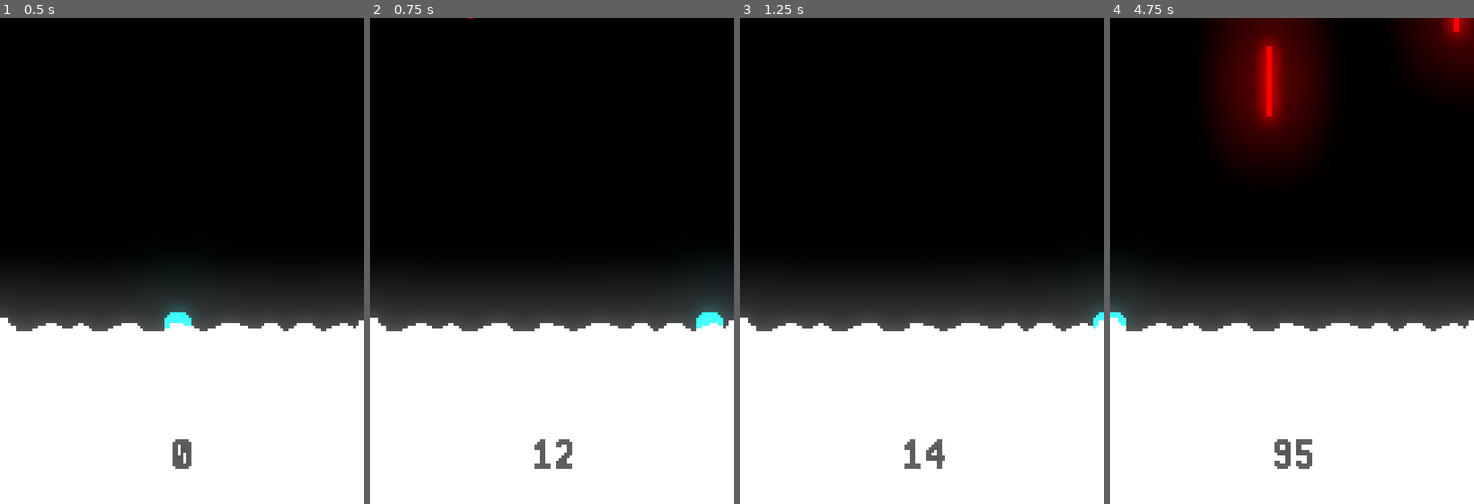
Above: before the commit, frames 1-4 (left to right).
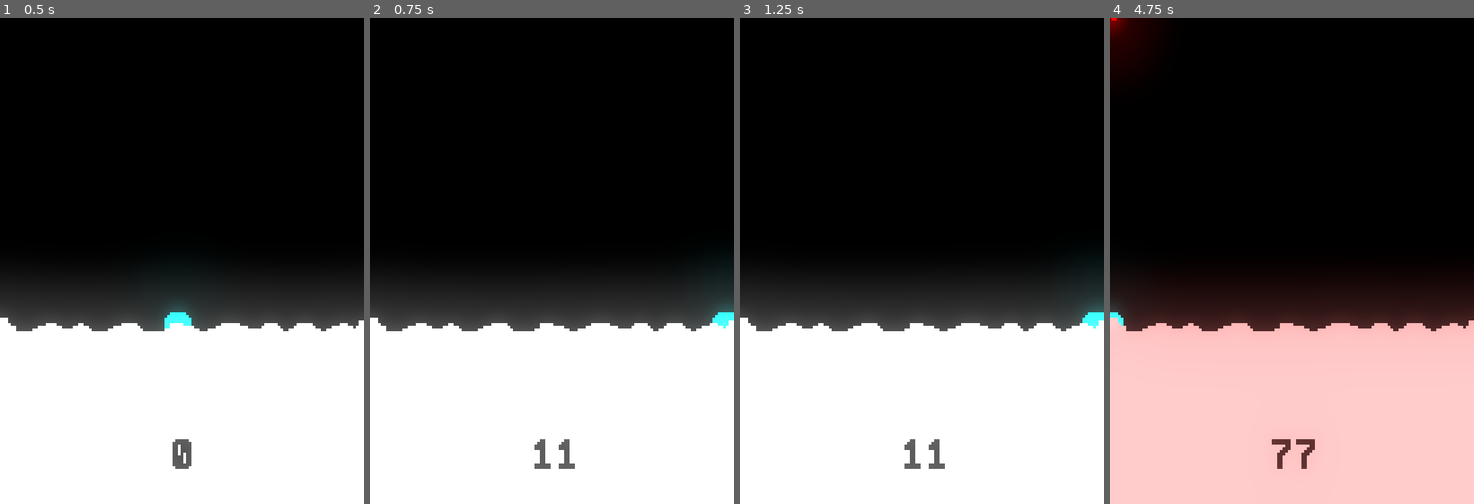
Above: after the commit, the same moments.

Repository: importTahsinZaman/NeonLights
Game: Godot game, scene res://Scenes/world.tscn
The game is run twice, just before and just after one commit, with the same random seed, the same clock (stepped at 60 frames per second) and the same inputs. This scene is started directly instead of the project's main scene.
Inputs (mouse positions are in pixels of both pictures, inside the frame that each line leads up to):
- Up to frame 1 (0.5 s): no input
- Up to frame 2 (0.75 s): tap Enter at 0.5 s; move the mouse to (632, 236) at 0.52 s; hold Right (ui_right) from 0.53 s (still down)
- Up to frame 3 (1.25 s): keep holding Right (ui_right)
- Up to frame 4 (4.75 s): move the mouse to (1219, 285) at 1.27 s; release Right (ui_right) at 1.28 s; hold Left (ui_left) 1.28-2.03 s; move the mouse to (1328, 154) at 2.02 s; hold Right (ui_right) 2.03-3.53 s; move the mouse to (1273, 358) at 2.77 s; move the mouse to (1401, 333) at 3.52 s; hold Left (ui_left) from 3.53 s (still down); move the mouse to (1182, 188) at 4.27 s

Frame 1 is identical in both runs. In frame 2, 0.3% of the frame differs, in the area x 26-100%, y 0-93%; in frame 3, 0.2%; in frame 4, 52%, in the area x 0-100%, y 0-100%.

Commit message:
Balance Changes

Diff:
--- a/Scenes/Projectile.tscn
+++ b/Scenes/Projectile.tscn
@@ -7,7 +7,7 @@
 extents = Vector2( 0.992188, 12.999 )
 
 [sub_resource type="RectangleShape2D" id=2]
-extents = Vector2( 0.996094, 0.0375118 )
+extents = Vector2( 0.996094, 12.9922 )
 
 [node name="Projectile" type="RigidBody2D"]
 modulate = Color( 1.15, 1.15, 1.15, 1 )
@@ -32,7 +32,7 @@
 collision_mask = 2
 
 [node name="CollisionShape2D" type="CollisionShape2D" parent="Area2D"]
-position = Vector2( 0.00390625, 12.9594 )
+position = Vector2( 0.00390625, 0 )
 shape = SubResource( 2 )
 
 [connection signal="screen_exited" from="VisibilityNotifier2D" to="." method="_on_VisibilityNotifier2D_screen_exited"]
--- a/Scenes/player.tscn
+++ b/Scenes/player.tscn
@@ -21,4 +21,4 @@
 collision_mask = 0
 
 [node name="CollisionShape2D" type="CollisionPolygon2D" parent="Area2D"]
-polygon = PoolVector2Array( -5, -2, -2, -5, 2, -5, 5, -2, 5, 2, 2, 5, -2, 5, -5, 2 )
+polygon = PoolVector2Array( -3, -5, -3, -4, -4, -4, -4, -3, -5, -3, -5, 3, -4, 3, -4, 4, -3, 4, -3, 5, 3, 5, 3, 4, 4, 4, 4, 3, 5, 3, 5, -3, 4, -3, 4, -4, 3, -4, 3, -5 )
--- a/Scripts/Projectile.gd
+++ b/Scripts/Projectile.gd
@@ -4,6 +4,7 @@
 
 func _physics_process(delta):
 	apply_impulse(Vector2(), Vector2(0, speed))
+	speed *= Global.proj_accel
 
 
 
@@ -12,9 +13,7 @@
 
 func _on_Area2D_body_entered(body):
 	Global.player_hits += 1
-	#get_parent().get_node("floor").modulate.g -= 63.75
-	#get_parent().get_node("floor").modulate.b -= 63.75
 	get_parent().get_node("floor").modulate.g *= 0.55
 	get_parent().get_node("floor").modulate.b *= 0.55
-	if Global.player_hits >= 4:
+	if Global.player_hits >= Global.player_health:
 		get_tree().change_scene("res://DeathScreen.tscn")
--- a/Scripts/global.gd
+++ b/Scripts/global.gd
@@ -4,10 +4,20 @@
 var player_name_file = "user://player_name.save"
 
 var score = 0
+var high_score = 0
+var player_name = ""
+
 var player_hits = 0
-var high_score = 0
 
-var player_name = ""
+#####-Balance_Stats-######
+var min_proj_speed = 5          #Default: 12
+var max_proj_speed = 15         #Default: 25
+var spawntimer_min = 0.1        #Default: 0.1
+var spawntimer_max = 0.4        #Default: 0.5
+var player_speed = 6            #Default: 5
+var player_health = 4           #Default: 4
+var proj_accel = 1.2            #Default: 1.1
+#####-Balance_Stats-######
 
 func _ready():
 	var file = File.new()
--- a/Scripts/player.gd
+++ b/Scripts/player.gd
@@ -1,11 +1,9 @@
 extends KinematicBody2D
-
-var speed = 5
 
 func _physics_process(delta):
 	if Input.is_action_pressed("ui_left") and position.x > 5:
-		position.x -= speed
+		position.x -= Global.player_speed
 		Global.score += 1
 	if Input.is_action_pressed("ui_right") and position.x < 132:
-		position.x += speed
+		position.x += Global.player_speed
 		Global.score += 1
--- a/Scripts/world.gd
+++ b/Scripts/world.gd
@@ -3,10 +3,11 @@
 const PROJECTILE = preload("res://Scenes/Projectile.tscn")
 
 func _on_Spawntimer_timeout():
+	var player_pos = get_node("player").position.x
 	var projectile = PROJECTILE.instance()
 	projectile.position.y = -14
-	projectile.position.x = rand_range(0, 135)
-	projectile.speed = rand_range(12, 25)
+	projectile.position.x = rand_range(player_pos - 20, player_pos + 20)
+	projectile.speed = rand_range(Global.min_proj_speed, Global.max_proj_speed)
 	add_child(projectile)
 	move_child(projectile, 4)
-	$Spawntimer.wait_time = rand_range(0.1, 0.5)
+	$Spawntimer.wait_time = rand_range(Global.spawntimer_min, Global.spawntimer_max)
